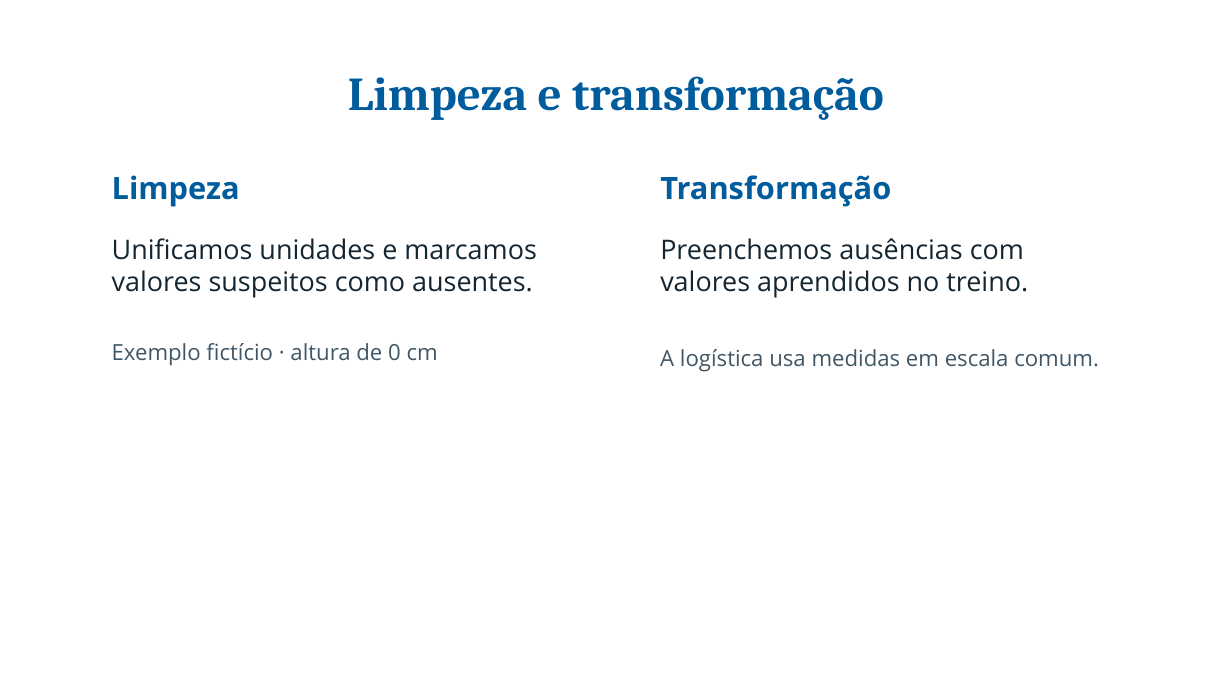
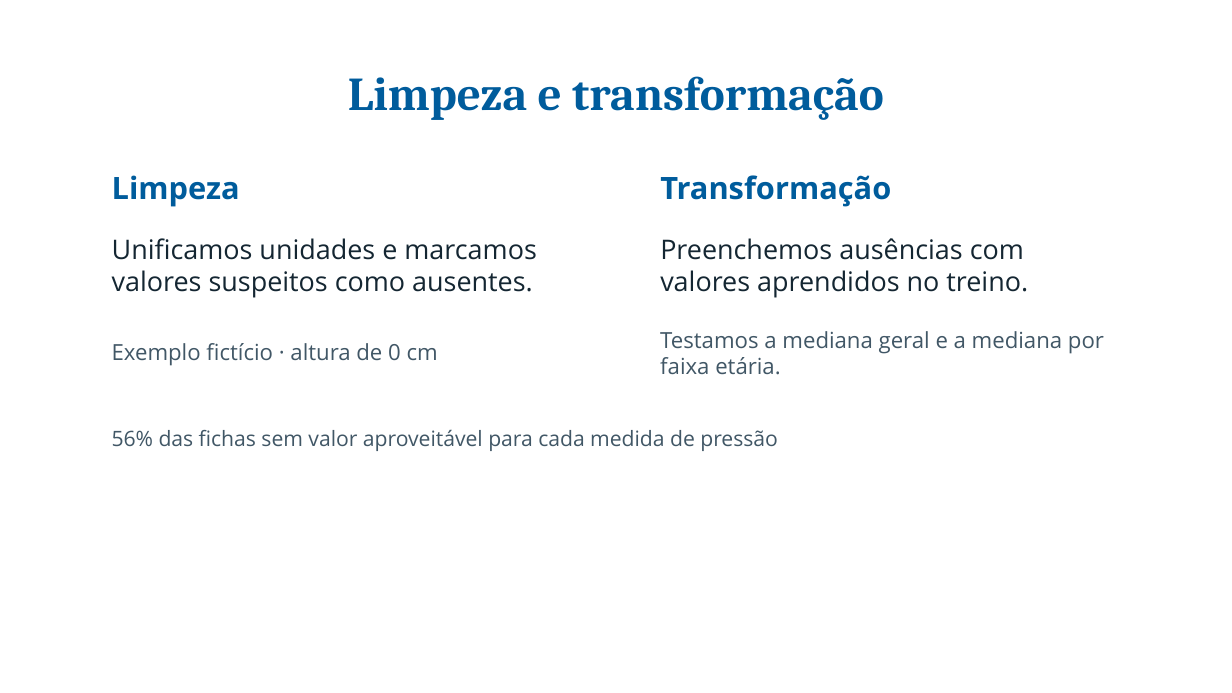
Before and after one commit to pedroafm06/Data-Mining, a slide deck: slide 4 of presentation/a2_inf/output/Apresentacao_A2_INF.pptx. Drawn at 1232x693 pixels with LibreOffice and Linux fonts; fonts in the diff are those of the drawing; background and template pictures are left out. Boxes give left, top, right and bottom in pixels: in the first picture for what was removed or moved away, otherwise in the second. Text is boxed around its words. In the diff, an @@ line names an element or a change of style, - is before the commit and + after.

```diff
--- a/presentation/a2_inf/output/Apresentacao_A2_INF.pptx
+++ b/presentation/a2_inf/output/Apresentacao_A2_INF.pptx
@@ text at (660, 331, 1104, 375): text changed @@
-A logística usa medidas em escala comum.
+Testamos a mediana geral e a mediana por faixa etária.
@@ text added at (112, 429, 778, 451), 16.5 pt, text #415766 @@
+56% das fichas sem valor aproveitável para cada medida de pressão
```
Also in this commit, not shown: 13 other slides changed, 2 slides added, 6 other files.
